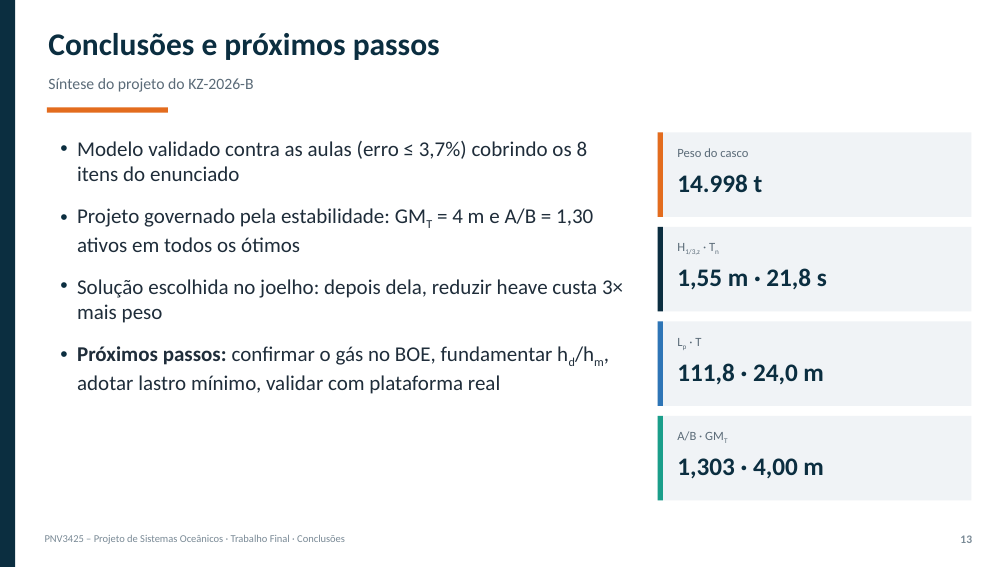
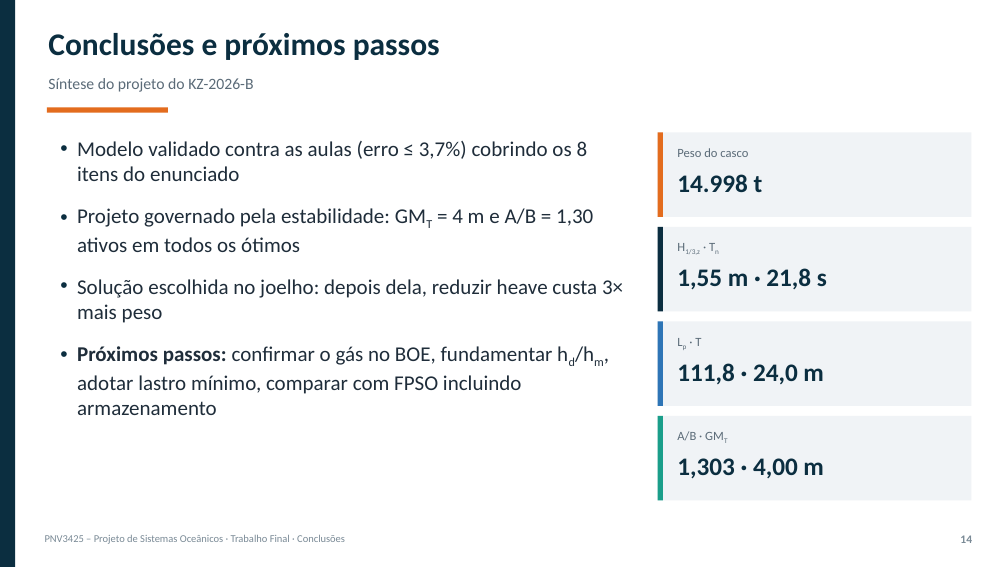
Before and after one commit to gustavogsilvaa/PNV3425-Projeto-de-Sistemas-Oceanicos, a slide deck: slide 14 of apresentacao/PNV3425_G02_apresentacao_15min.pptx (slide 13 before the commit). Drawn at 1008x567 pixels with LibreOffice and Linux fonts; fonts in the diff are those of the drawing. Boxes give left, top, right and bottom in pixels: in the first picture for what was removed or moved away, otherwise in the second. Text is boxed around its words. In the diff, an @@ line names an element or a change of style, - is before the commit and + after.

Commit message:
Comparativo com plataformas reais (CLOV FPSO, Scarabeo 5 e semis de produção do GoM)
- novo script com dados públicos e fontes; figura e CSV em resultados/complementar
- seção 9 do relatório e slides nas duas apresentações

```diff
--- a/apresentacao/PNV3425_G02_apresentacao_15min.pptx
+++ b/apresentacao/PNV3425_G02_apresentacao_15min.pptx
@@ text at (77,346,553,415): text changed @@
-• Próximos passos: confirmar o gás no BOE, fundamentar hd/hm, adotar lastro mínimo, validar com plataforma real
+• Próximos passos: confirmar o gás no BOE, fundamentar hd/hm, adotar lastro mínimo, comparar com FPSO incluindo armazenamento
@@ text at (960,535,972,543): text changed @@
-13
+14
```
Also in this commit, not shown: 1 other slide changed, 1 slide added, 11 other files.
